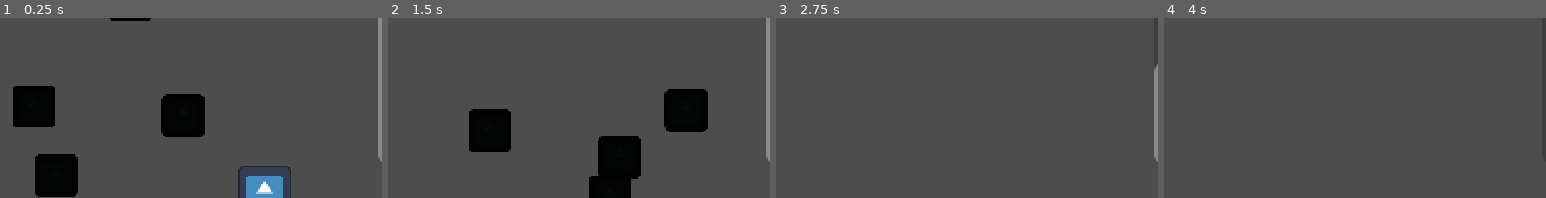
Above: before the commit, frames 1-4 (left to right).
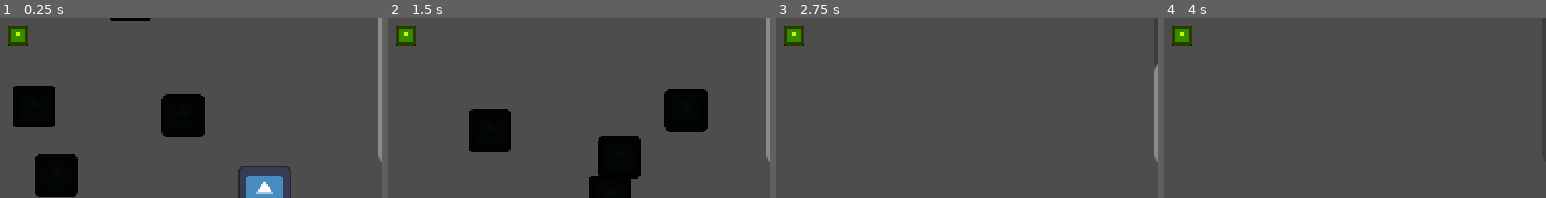
Above: after the commit, the same moments.

Repository: wall-daniel/AbyssalPixelJam9
Game: Godot game, scene res://Scenes/game.tscn
Same seed, same stepped clock (60 frames per second), same inputs: the game is played once before the commit and once after it. The engine's default icon, where the game draws it, is replaced by a stand-in: a white triangle on a blue panel in a dark square.
Inputs:
- Up to frame 1 (0.25 s): no input
- Up to frame 2 (1.5 s): hold Right (p1-right) 0.53-1.28 s; tap Space (zap) at 0.6 s; hold Down (p1-down) from 1.28 s (still down); tap S (p2-down) at 1.35 s
- Up to frame 3 (2.75 s): tap Space (zap) at 1.55, 2.3 s; release Down (p1-down) at 2.03 s; hold Right (p1-right) from 2.03 s (still down); tap A (p2-left) at 2.1 s
- Up to frame 4 (4 s): release Right (p1-right) at 2.78 s; hold Up (p1-up) 2.78-3.53 s; tap D (p2-right) at 2.85 s; tap Space (zap) at 3.05, 3.8 s; hold Left (p1-left) from 3.53 s (still down); tap W (p2-up) at 3.6 s
The pictures show only the part of the screen within x 43-93%, y 31-81%; the shares and areas given below are measured in that part.

The runs differ from the first frame. In frame 1, 0.6% of the frame differs, in the area x 2-8%, y 4-16%; in frame 2, 0.6%; in frame 3, 0.6%; in frame 4, 0.6%.

Commit message:
added batteries

Diff:
--- a/Scenes/game.tscn
+++ b/Scenes/game.tscn
@@ -1,12 +1,15 @@
-[gd_scene load_steps=5 format=3 uid="uid://dw1036we4bnyk"]
+[gd_scene load_steps=6 format=3 uid="uid://dw1036we4bnyk"]
 
 [ext_resource type="PackedScene" uid="uid://xf3st41xiic" path="res://Scenes/player1.tscn" id="1_1c0dr"]
 [ext_resource type="Script" path="res://Scripts/game.gd" id="1_ps43w"]
 [ext_resource type="PackedScene" uid="uid://c1vxgx41n1pt" path="res://Scenes/ui.tscn" id="2_3qgy2"]
 [ext_resource type="PackedScene" uid="uid://conbiiiex5m3y" path="res://Scenes/spawn.tscn" id="5_er2mk"]
+[ext_resource type="PackedScene" uid="uid://bar5nwac7lq8h" path="res://Scenes/pickup.tscn" id="5_y8un4"]
 
 [node name="Game" type="Node2D"]
 script = ExtResource("1_ps43w")
+
+[node name="UI" parent="." instance=ExtResource("2_3qgy2")]
 
 [node name="Player2" parent="." instance=ExtResource("1_1c0dr")]
 position = Vector2(61, 83)
@@ -40,7 +43,11 @@
 [node name="Spawn7" parent="SpawnLocation" instance=ExtResource("5_er2mk")]
 position = Vector2(310, 162)
 
-[node name="UI" parent="SpawnLocation" instance=ExtResource("2_3qgy2")]
+[node name="Battery" type="Node2D" parent="."]
 
+[node name="Pickup" parent="Battery" instance=ExtResource("5_y8un4")]
+position = Vector2(229, 131)
+
+[connection signal="change_zap" from="Player2" to="UI" method="_on_player_2_change_zap"]
+[connection signal="change_zap" from="Player1" to="UI" method="_on_player_1_change_zap"]
 [connection signal="zap" from="Player1" to="." method="_on_player_1_zap"]
-[connection signal="zap" from="Player1" to="SpawnLocation/UI" method="_on_player_1_zap"]
--- /dev/null
+++ b/Scenes/pickup.gd
@@ -0,0 +1,6 @@
+extends Area2D
+
+func _on_body_entered(body):
+	if body.has_method("collect"):
+		body.collect()
+	queue_free()
--- /dev/null
+++ b/Scenes/pickup.tscn
@@ -0,0 +1,21 @@
+[gd_scene load_steps=4 format=3 uid="uid://bar5nwac7lq8h"]
+
+[ext_resource type="Script" path="res://Scenes/pickup.gd" id="1_sq6sb"]
+[ext_resource type="Texture2D" uid="uid://cdsems6iss51d" path="res://Assets/icon.svg" id="1_vkhgp"]
+
+[sub_resource type="RectangleShape2D" id="RectangleShape2D_uiwc4"]
+size = Vector2(12, 12)
+
+[node name="Pickup" type="Area2D"]
+collision_mask = 2
+script = ExtResource("1_sq6sb")
+
+[node name="Sprite2D" type="Sprite2D" parent="."]
+modulate = Color(0.753655, 0.987797, 1.54018e-06, 1)
+scale = Vector2(0.095, 0.095)
+texture = ExtResource("1_vkhgp")
+
+[node name="CollisionShape2D" type="CollisionShape2D" parent="."]
+shape = SubResource("RectangleShape2D_uiwc4")
+
+[connection signal="body_entered" from="." to="." method="_on_body_entered"]
--- a/Scripts/game.gd
+++ b/Scripts/game.gd
@@ -11,5 +11,5 @@
 	instance.get_child(0).shape.b = player_2.global_position
 	add_child(instance)
 
-func _on_player_1_zap(_n_zap):
+func _on_player_1_zap():
 	zap()
--- a/Scripts/player1.gd
+++ b/Scripts/player1.gd
@@ -1,6 +1,7 @@
 extends CharacterBody2D
 
-signal zap(n_zap)
+signal zap()
+signal change_zap(n_zap)
 
 const SPEED = 300.0
 const MAX_HEALTH = 100
@@ -30,7 +31,8 @@
 	if Input.is_action_just_pressed("zap"):
 		if n_zap > 0:
 			n_zap -= 1
-			zap.emit(n_zap)
+			change_zap.emit(n_zap)
+			zap.emit()
 
 	move_and_slide()
 
@@ -46,15 +48,19 @@
 func hit(damage):
 	if not invulnerable:
 		health -= damage;
-
 		$invulnerability.start()
 		invulnerable = true
 		print('Ooof: ' + str(health))
 		print('Intersections: ' + str(num_enemies_touching))
-
 
 func _on_invulnerability_timeout():
 	invulnerable = false
 
 	if num_enemies_touching > 0:
 		hit(10)
+
+func collect():
+	n_zap += 3
+	if n_zap > 5:
+		n_zap = 5
+	change_zap.emit(n_zap)
--- a/Scripts/ui.gd
+++ b/Scripts/ui.gd
@@ -7,5 +7,8 @@
 func _ready():
 	zap_bar.value = zap_num
 
-func _on_player_1_zap(n_zap):
+func _on_player_1_change_zap(n_zap):
 	zap_bar.value = n_zap
+
+func _on_player_2_change_zap(n_zap):
+	zap_bar.value = n_zap
